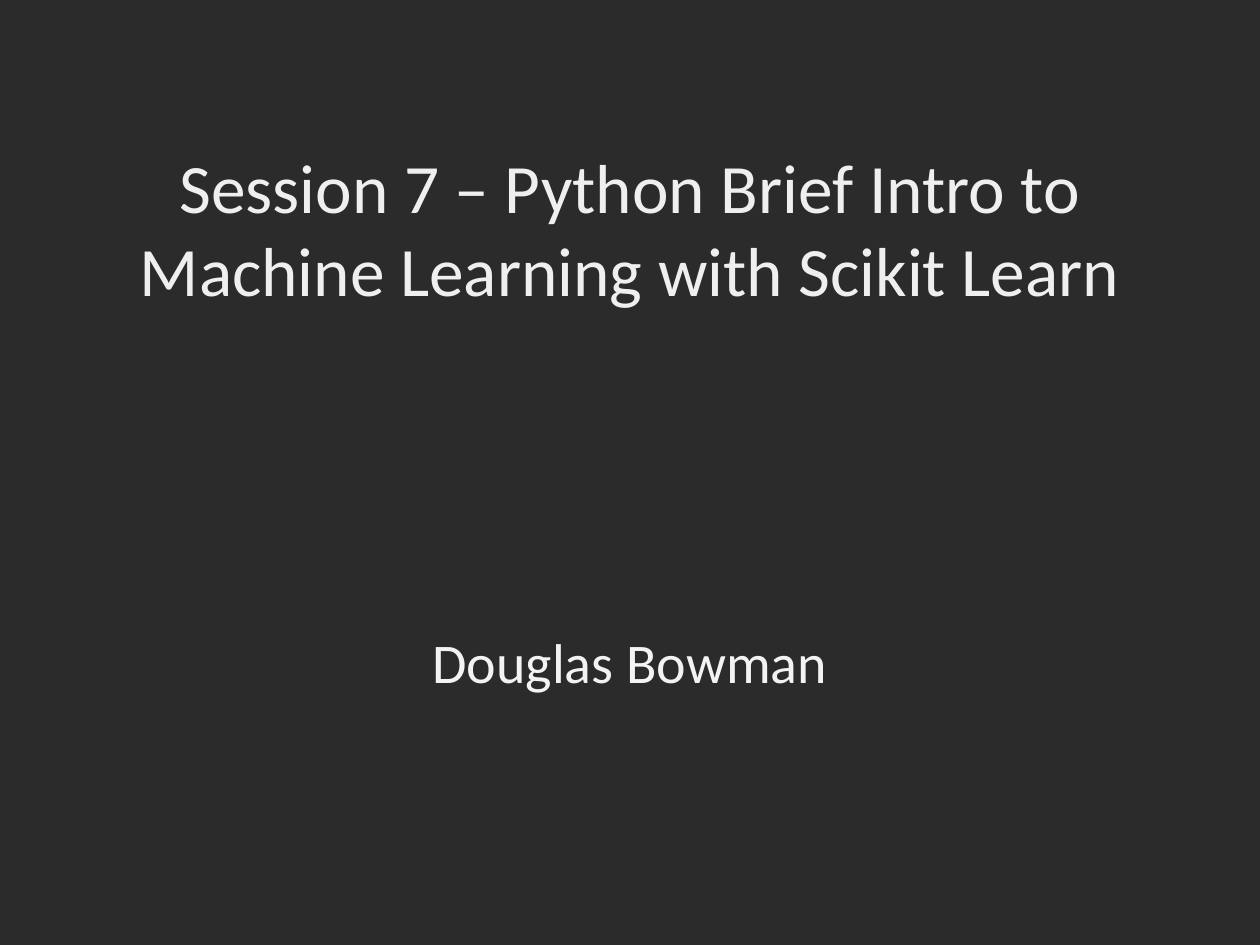
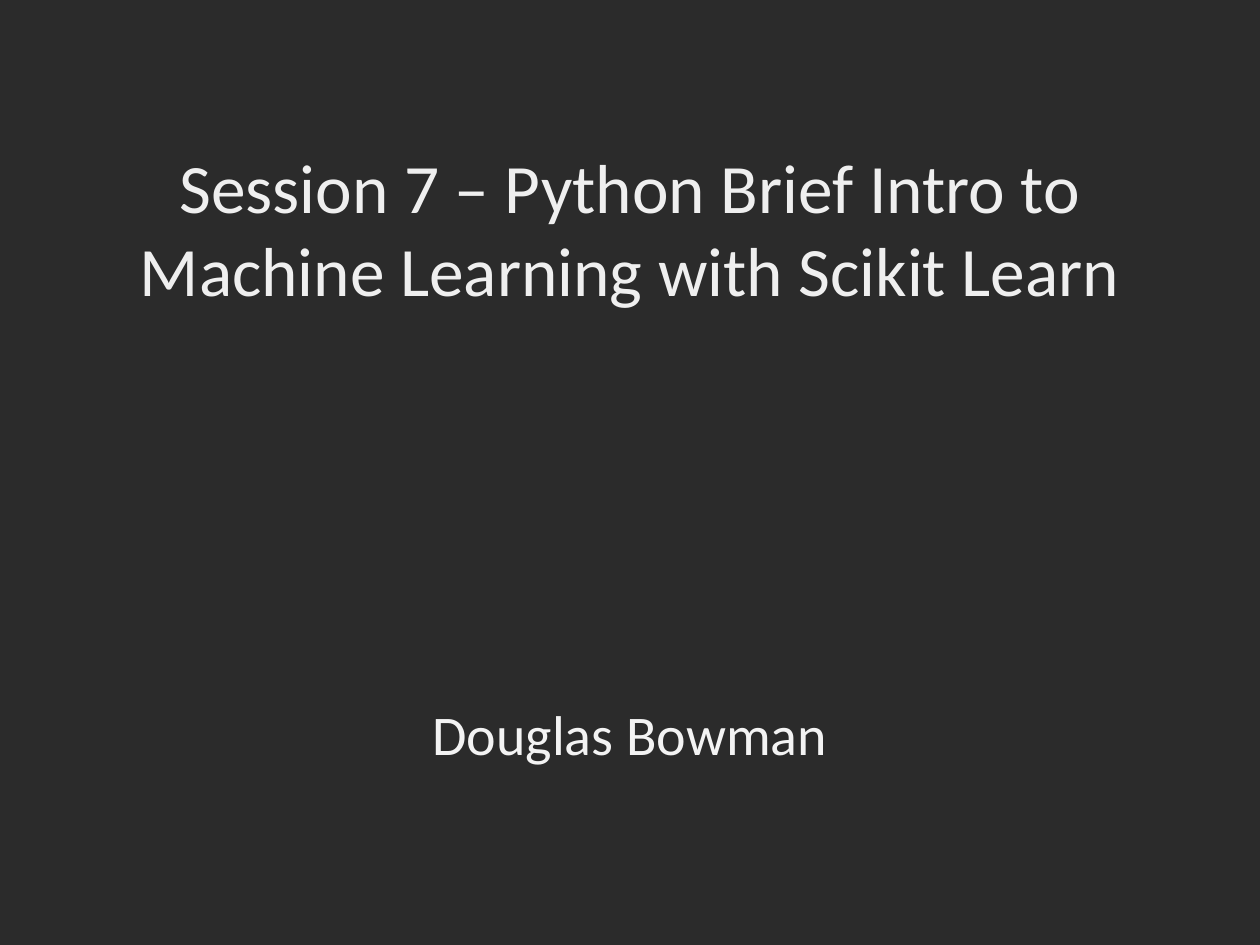
Before and after one commit to dbowmans46/PracticalProgramming, a slide deck: slide 1 of Session 7 - Python/Instructional Material/Session 7 - Python Brief Intro to Machine Learning with Scikit Learn.pptx. Drawn at 1260x945 pixels with LibreOffice and Linux fonts; fonts in the diff are those of the drawing; background and template pictures are left out; a plain dark background stands for a picture behind light text. Boxes give left, top, right and bottom in pixels: in the first picture for what was removed or moved away, otherwise in the second. Text is boxed around its words. In the diff, an @@ line names an element or a change of style, - is before the commit and + after.

```diff
--- a/Session 7 - Python/Instructional Material/Session 7 - Python Brief Intro to Machine Learning with Scikit Learn.pptx
+++ b/Session 7 - Python/Instructional Material/Session 7 - Python Brief Intro to Machine Learning with Scikit Learn.pptx
@@ subtitle "Douglas Bowman": place and size @@
-subtitle "Douglas Bowman" at (432,644,827,693)
+subtitle "Douglas Bowman" at (432,716,827,765)
```
Also in this commit, not shown: 7 other slides changed, 5 slides added.
